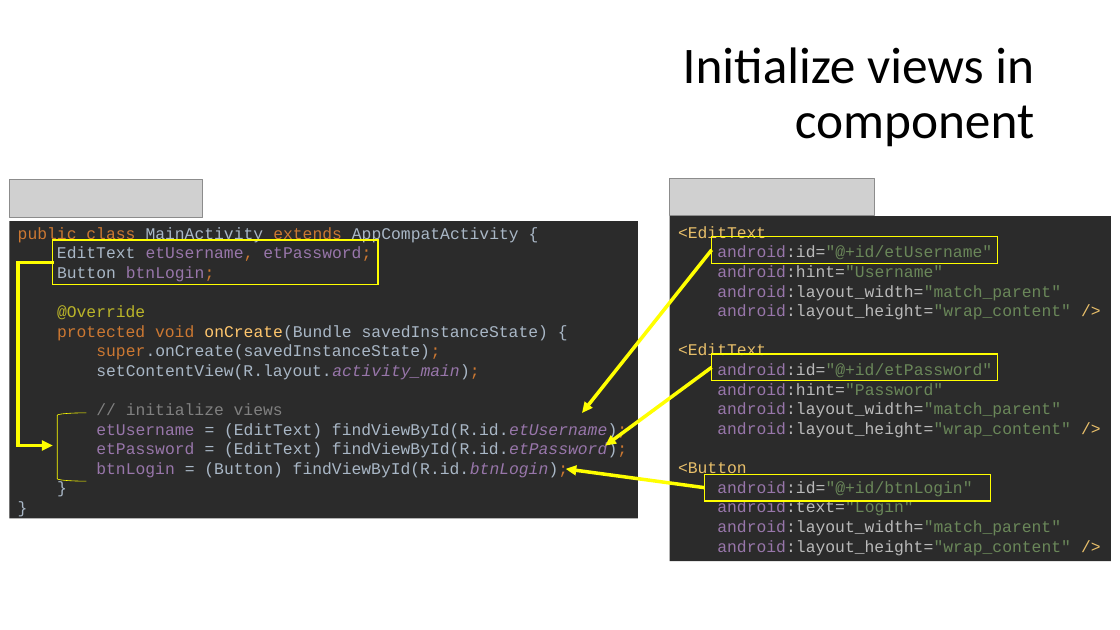
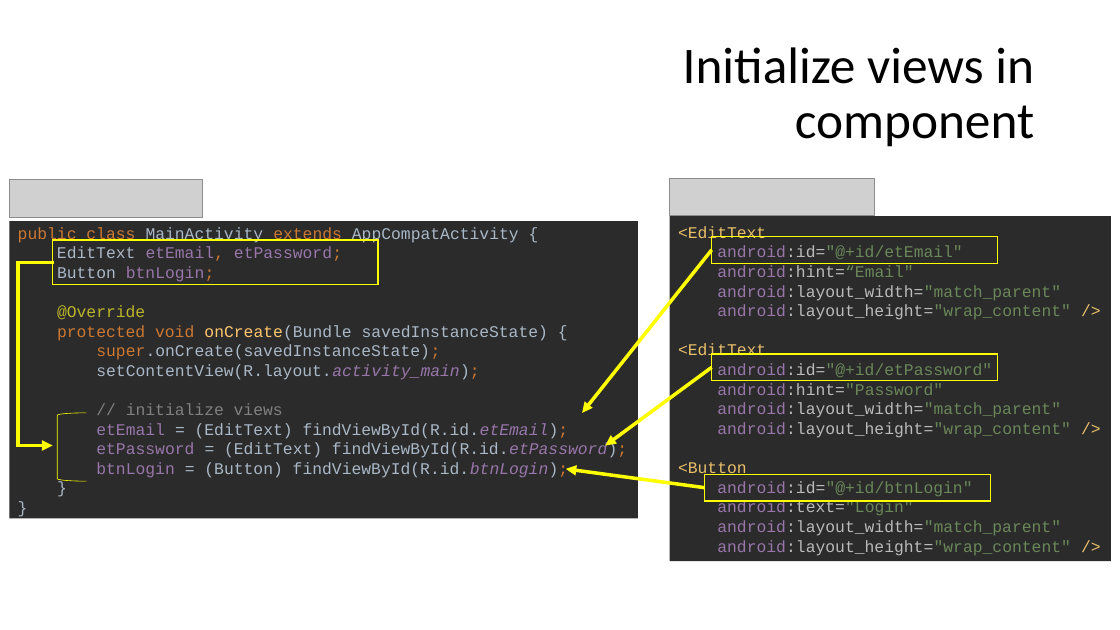
Before and after one commit to Nadzmi-Freelance/Android-Training, a slide deck: slide 23 of presentation/project.pptx (slide 22 before the commit). Drawn at 1120x630 pixels with LibreOffice and Linux fonts; fonts in the diff are those of the drawing; grey boxes stand for pictures. Boxes give left, top, right and bottom in pixels: in the first picture for what was removed or moved away, otherwise in the second. Text is boxed around its words. In the diff, an @@ line names an element or a change of style, - is before the commit and + after.

```diff
--- a/presentation/project.pptx
+++ b/presentation/project.pptx
@@ text at <box>18,227,627,478</box>: text changed @@
-public class MainActivity extends AppCompatActivity {
-EditText etUsername, etPassword;
-Button btnLogin;
-@Override
-protected void onCreate(Bundle savedInstanceState) {
-super.onCreate(savedInstanceState);
-setContentView(R.layout.activity_main);
-// initialize views
-etUsername = (EditText) findViewById(R.id.etUsername);
-etPassword = (EditText) findViewById(R.id.etPassword);
-btnLogin = (Button) findViewById(R.id.btnLogin);
-}
-}
+public class MainActivity extends AppCompatActivity {
+EditText etEmail, etPassword;
+Button btnLogin;
+@Override
+protected void onCreate(Bundle savedInstanceState) {
+super.onCreate(savedInstanceState);
+setContentView(R.layout.activity_main);
+// initialize views
+etEmail = (EditText) findViewById(R.id.etEmail);
+etPassword = (EditText) findViewById(R.id.etPassword);
+btnLogin = (Button) findViewById(R.id.btnLogin);
+}
+}
@@ text in rectangle at <box>678,226,1071,556</box>: text changed @@
-<EditText
-android:id="@+id/etUsername"
-android:hint="Username"
-android:layout_width="match_parent"
-android:layout_height="wrap_content" />
-<EditText
-android:id="@+id/etPassword"
-android:hint="Password"
-android:layout_width="match_parent"
-android:layout_height="wrap_content" />
-<Button
-android:id="@+id/btnLogin"
-android:text="Login"
-android:layout_width="match_parent"
-android:layout_height="wrap_content" />
+<EditText
+android:id="@+id/etEmail"
+android:hint=“Email"
+android:layout_width="match_parent"
+android:layout_height="wrap_content" />
+<EditText
+android:id="@+id/etPassword"
+android:hint="Password"
+android:layout_width="match_parent"
+android:layout_height="wrap_content" />
+<Button
+android:id="@+id/btnLogin"
+android:text="Login"
+android:layout_width="match_parent"
+android:layout_height="wrap_content" />
```
Also in this commit, not shown: 5 other slides changed, 13 slides added, 3 slides removed, 8 other files.
